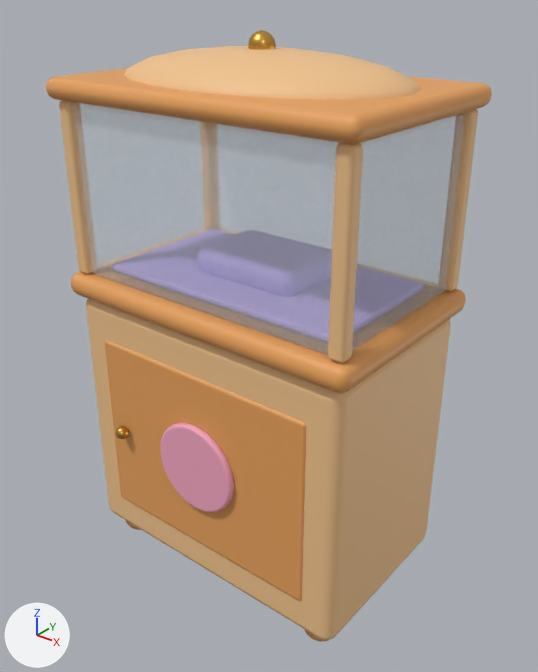
Renders of the glTF model assets/custom/models/display-case.glb from each side of a commit.
Before and after are seen from a camera (50 mm lens) standing at (1.079, -1.325, 1.493) and looking at (0.022, -0.003, 0.673). The axes (+X, +Y, +Z) are drawn at lower left. The lights are the same throughout. The older version comes first. Vertices at exactly the same position are counted once.

Names of what the first picture shows: 'display-case'.
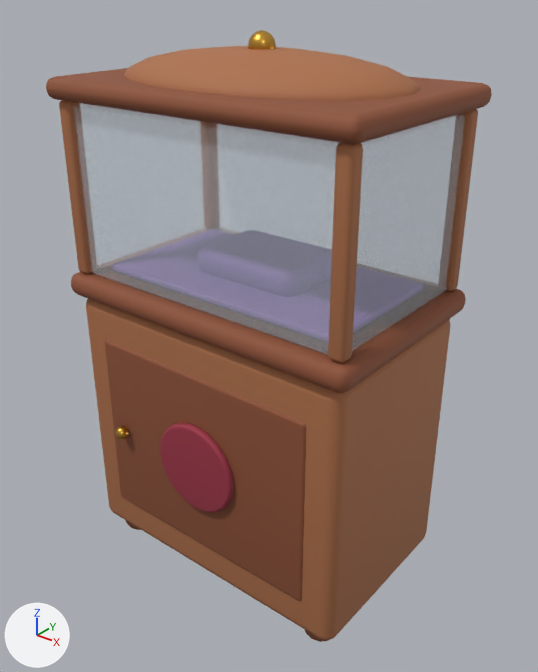
Boxes (x1, y1, x2, y2) around the edits, measured in the pictures (538 x 672 px):
```json
{"object": "display-case", "change": "recoloured, surface changed", "before": [46, 33, 492, 642], "after": [46, 33, 492, 642], "on screen": "darker"}
{"part": 1, "of": "me_display_case", "change": "recoloured", "before": [46, 68, 492, 642], "after": [46, 68, 492, 642], "on screen": "darker"}
{"part": 2, "of": "me_display_case", "change": "recoloured", "before": [59, 46, 478, 641], "after": [59, 46, 478, 641], "on screen": "darker"}
{"part": 3, "of": "me_display_case", "change": "recoloured", "before": [160, 423, 234, 512], "after": [160, 423, 234, 512], "on screen": "darker"}
{"part": 4, "of": "me_display_case", "change": "recoloured", "after": [112, 229, 424, 343]}
```

The change, as JSON lines over the scene's bpy script:
```json
{"block": "mat_case_brass", "where": "n0 = _N.new('ShaderNodeBsdfPrincipled'); n0.name = 'Principled BSDF'"}
{"op": "remove", "block": "mat_case_brass", "code": "n0.inputs[0].default_value = (0.694, 0.392, 0.0762, 1.0)  # 'Base Color', orange #d9a84e"}
{"op": "add", "block": "mat_case_brass", "code": "n2 = _N.new('ShaderNodeMix'); n2.name = 'Mix'"}
{"op": "add", "block": "mat_case_brass", "code": "n2.data_type = 'RGBA'"}
{"op": "add", "block": "mat_case_brass", "code": "n2.blend_type = 'MULTIPLY'"}
{"op": "add", "block": "mat_case_brass", "code": "n2.inputs[0].default_value = 1.0  # 'Factor'"}
{"op": "add", "block": "mat_case_brass", "code": "n2.inputs[7].default_value = (0.672, 0.371, 0.0612, 1.0)  # 'B', orange #d6a446"}
{"op": "add", "block": "mat_case_brass", "code": "n3 = _N.new('ShaderNodeVertexColor'); n3.name = 'Color Attribute'"}
{"op": "add", "block": "mat_case_brass", "code": "_L.new(n2.outputs[2], n0.inputs[0])  # 'Result' to 'Base Color'"}
{"op": "add", "block": "mat_case_brass", "code": "_L.new(n3.outputs[0], n2.inputs[6])  # 'Color' to 'A'"}
{"block": "mat_case_glass", "change": "nodes: BsdfPrincipled, OutputMaterial"}
{"block": "mat_case_glass", "change": "colours: pale blue #e8f6ff"}
{"block": "mat_case_glass", "change": "nodes: BsdfPrincipled, Math, Mix, OutputMaterial, VertexColor"}
{"block": "mat_case_glass", "change": "colours: pale blue #e8f6ff, mixed with the vertex colours"}
{"op": "add", "block": "mat_paint", "code": ["mat_paint = bpy.data.materials.new('paint')", "mat_paint.use_nodes = True; mat_paint.node_tree.nodes.clear()", "_N = mat_paint.node_tree.nodes; _L = mat_paint.node_tree.links", "n0 = _N.new('ShaderNodeBsdfPrincipled'); n0.name = 'Principled BSDF'", "n0.inputs[2].default_value = 0.72  # 'Roughness'", "n1 = _N.new('ShaderNodeOutputMaterial'); n1.name = 'Material Output'", "n2 = _N.new('ShaderNodeVertexColor'); n2.name = 'Color Attribute'", "_L.new(n0.outputs[0], n1.inputs[0])  # 'BSDF' to 'Surface'", "_L.new(n2.outputs[0], n0.inputs[0])  # 'Color' to 'Base Color'"]}
{"block": "me_display_case", "where": "me_display_case.from_pydata(...)  # 1792 vertices, 3508 faces; spans x -0.42..0.42, y -0.288..0.27, z 0.0..1.386"}
{"block": "me_display_case", "where": "# used by ob_display_case; location = (0.0, 0.0, 0.0)"}
{"block": "me_display_case", "change": "me_display_case part 1: 1204 faces spanning x -0.42..0.42, y -0.27..0.27, z 0.0..1.286 switch from mat_case_dark (orange #e8a25c) to mat_paint"}
{"block": "me_display_case", "change": "me_display_case part 2: 1300 faces spanning x -0.4..0.4, y -0.25..0.25, z 0.056..1.351 switch from mat_case_wood (beige #f2c48d) to mat_paint"}
{"block": "me_display_case", "change": "me_display_case part 3: 316 faces spanning x -0.12..0.12, y -0.272..-0.252, z 0.286..0.526 switch from mat_case_inset (pink #f5a7c2) to mat_paint"}
{"block": "me_display_case", "change": "me_display_case part 4: 376 faces spanning x -0.34..0.34, y -0.19..0.19, z 0.816..0.896 switch from mat_case_velvet (purple #b7a2ea) to mat_paint"}
```
